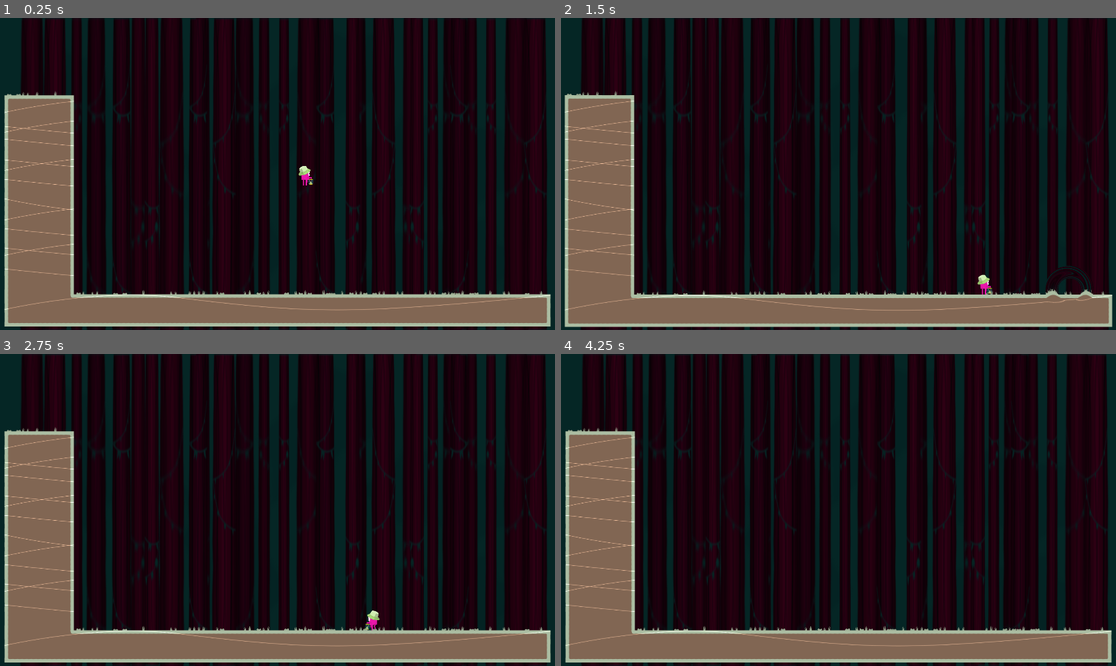
Above: before the commit, frames 1-4 (two rows, left to right).
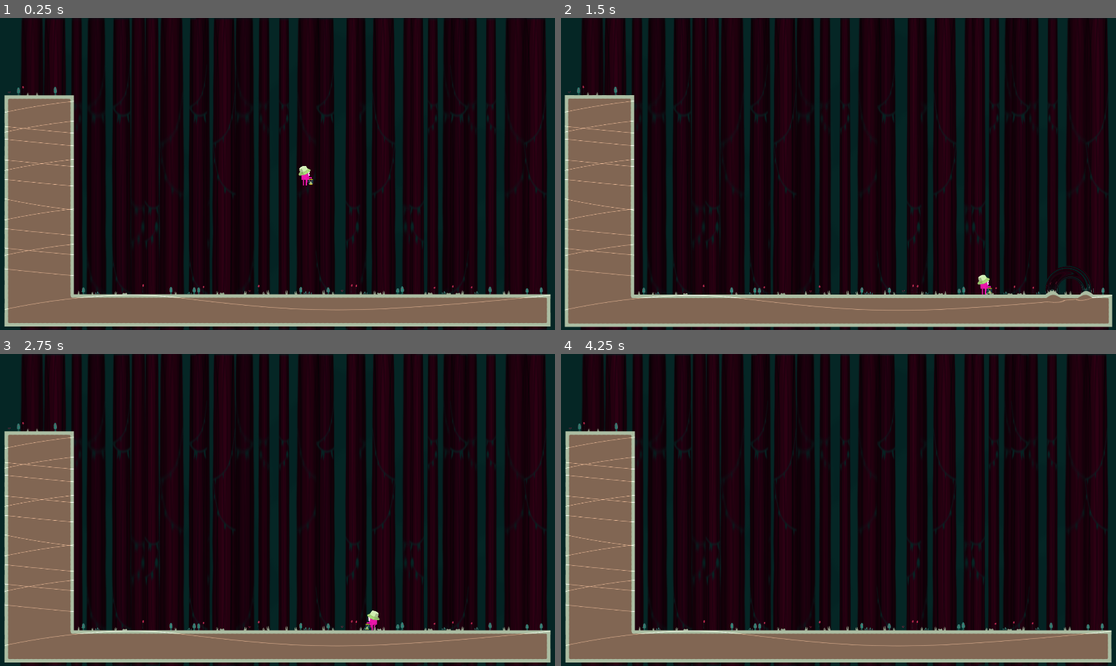
Above: after the commit, the same moments.

Repository: OsamaElHariri/oriks_lantern
Game: Godot game, scene res://gameplay/world/levels/LevelTest0.tscn
Same seed, same stepped clock (60 frames per second), same inputs: the game is played once before the commit and once after it.
Inputs:
- Up to frame 1 (0.25 s): no input
- Up to frame 2 (1.5 s): hold X (dash) 0.53-1.28 s; hold Right (ui_right) from 0.53 s (still down); tap C (jump) at 0.77 s; tap X (dash) at 1.35 s
- Up to frame 3 (2.75 s): tap C (jump) at 1.52 s; release Right (ui_right) at 2.03 s; hold Left (ui_left) from 2.03 s (still down); hold X (dash) from 2.03 s (still down)
- Up to frame 4 (4.25 s): release Left (ui_left) at 2.78 s; release X (dash) at 2.78 s; hold Right (ui_right) from 2.78 s (still down); tap X (dash) at 2.85 s; tap C (jump) at 3.02, 3.77 s; hold X (dash) from 3.53 s (still down)

The runs differ from the first frame. In frame 1, 0.4% of the frame differs, in the area x 0-98%, y 21-98%; in frame 2, 0.3%; in frame 3, 0.4%; in frame 4, 0.4%.

Commit message:
Add more platform decor

Diff:
--- a/gameplay/world/level_origin/LevelOrigin.gd
+++ b/gameplay/world/level_origin/LevelOrigin.gd
@@ -4,10 +4,15 @@
 	preload("res://gameplay/world/level_origin/grass1.png"),
 	preload("res://gameplay/world/level_origin/grass2.png"),
 	preload("res://gameplay/world/level_origin/grass3.png"),
+	preload("res://gameplay/world/level_origin/mushroom1.png"),
+	preload("res://gameplay/world/level_origin/mushroom2.png"),
+	preload("res://gameplay/world/level_origin/plant1.png"),
+	preload("res://gameplay/world/level_origin/plant2.png"),
 ]
 var top_cell_coords = []
 
 func _ready():
+	randomize()
 	var platforms = get_node_or_null("Platforms")
 	if platforms != null:
 		for platform in platforms.get_children():
Binary file added: gameplay/world/level_origin/mushroom1.png
Not shown, added: gameplay/world/level_origin/mushroom1.png.import
Binary file added: gameplay/world/level_origin/mushroom2.png
Not shown, added: gameplay/world/level_origin/mushroom2.png.import
Binary file added: gameplay/world/level_origin/plant1.png
Not shown, added: gameplay/world/level_origin/plant1.png.import
Binary file added: gameplay/world/level_origin/plant2.png
Not shown, added: gameplay/world/level_origin/plant2.png.import
